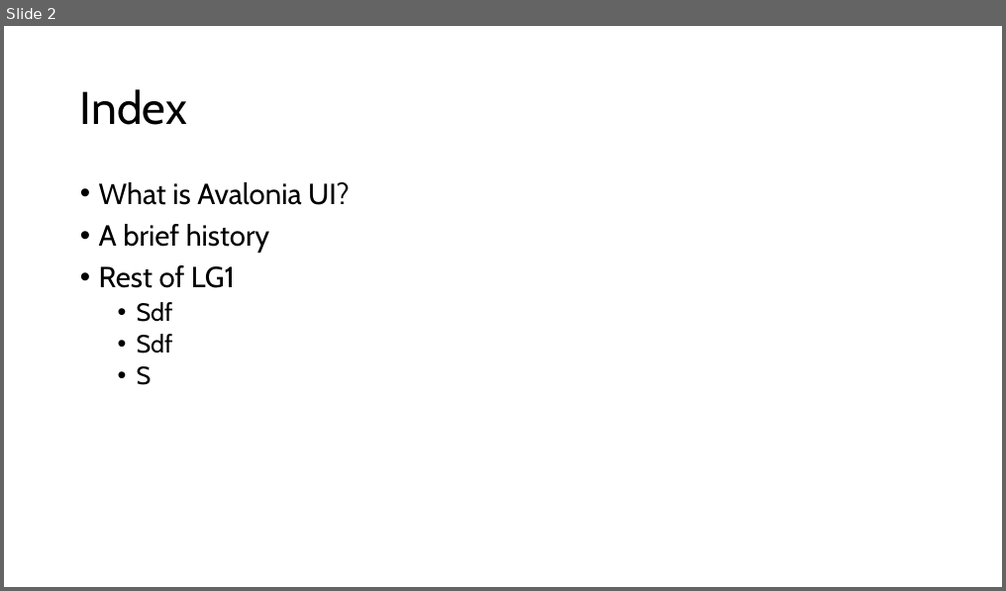
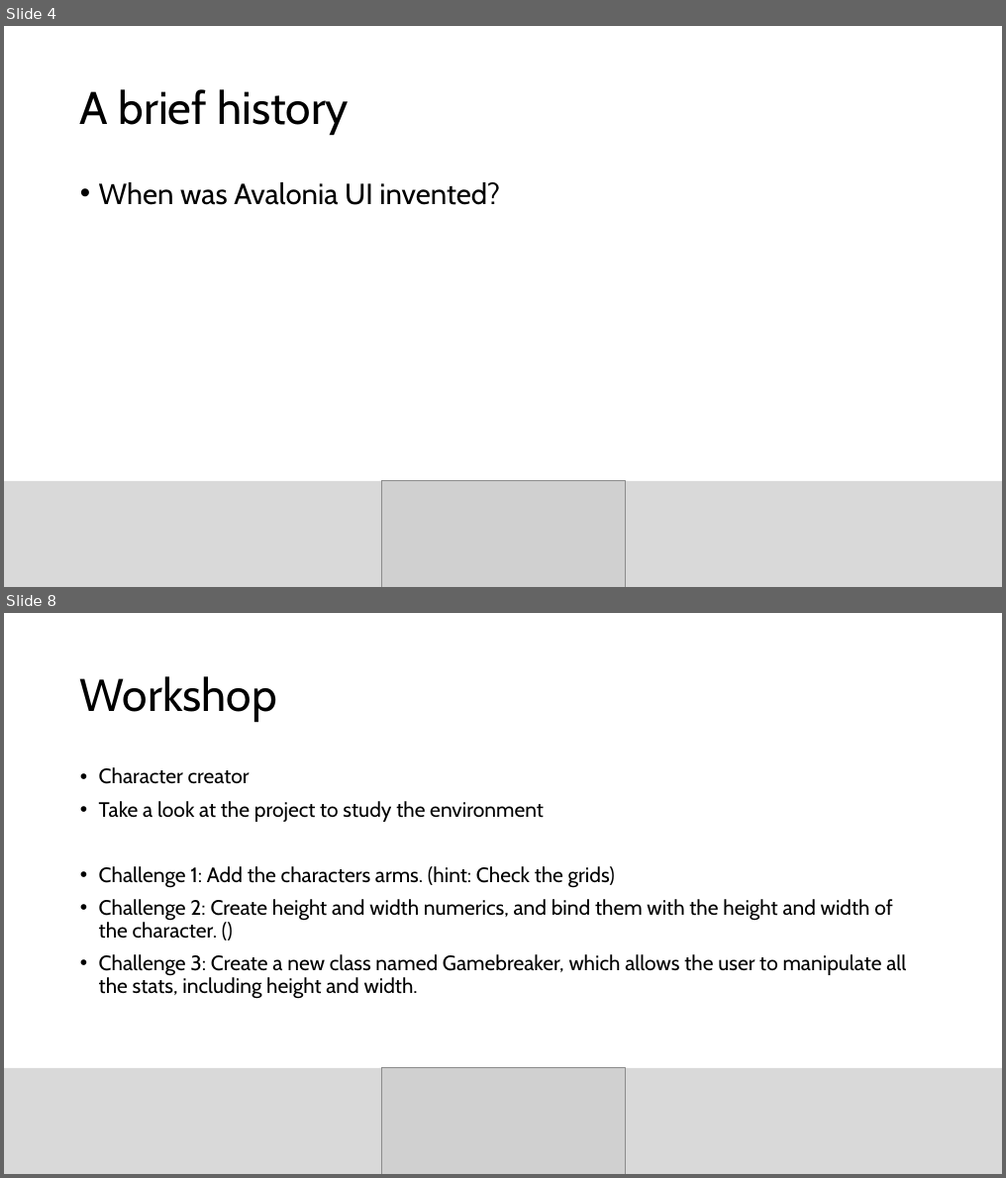
Before and after one commit to sebivenlo/esd-2024-avaloniaui, a slide deck: presentation/AvaloniaUI_presentation.pptx. Shown one above the other, each under a label of ours: slide 2 before the commit, slides 4 and 8 after it; the slides between them are not shown. The pictures are 1006x591 and 1006x1178 pixels, drawn with LibreOffice and Linux fonts; fonts in the diff are those of the drawing; grey boxes stand for pictures. Boxes give left, top, right and bottom in pixels: in the first picture for what was removed or moved away, otherwise in the second. Text is boxed around its words. In the diff, an @@ line names an element or a change of style, - is before the commit and + after.

```diff
--- a/presentation/AvaloniaUI_presentation.pptx
+++ b/presentation/AvaloniaUI_presentation.pptx
@@ slide 8 added at [4,613,1002,1174], background #FFFFFF @@
@@ title added at [80,676,277,722], 44 pt, text #000000 @@
+Workshop
@@ text added at [99,767,906,999], 20 pt, text #000000 @@
+• Character creator
+• Take a look at the project to study the environment
+• Challenge 1: Add the characters arms. (hint: Check the grids)
+• Challenge 2: Create height and width numerics, and bind them with the height and width of the character. ()
+• Challenge 3: Create a new class named Gamebreaker, which allows the user to manipulate all the stats, including height and width.
@@ rectangle added at [4,1068,1002,1174], fill #D9D9D9 @@
@@ picture added at [381,1068,626,1174] @@
@@ what was slide 2 is now slide 4 @@
@@ slide 4 changed as well @@
@@ title at [80,89,349,135]: text changed @@
-Index
+A brief history
@@ text at [99,182,500,205]: text changed @@
-• What is Avalonia UI?
-• A brief history
-• Rest of LG1
-  • Sdf
-  • Sdf
-  • S
+• When was Avalonia UI invented?
@@ rectangle added at [4,481,1002,587], fill #D9D9D9 @@
@@ picture added at [381,481,626,587] @@
```
Also in this commit, not shown: 1 other slide changed, 7 other slides added, 1 slide removed.
